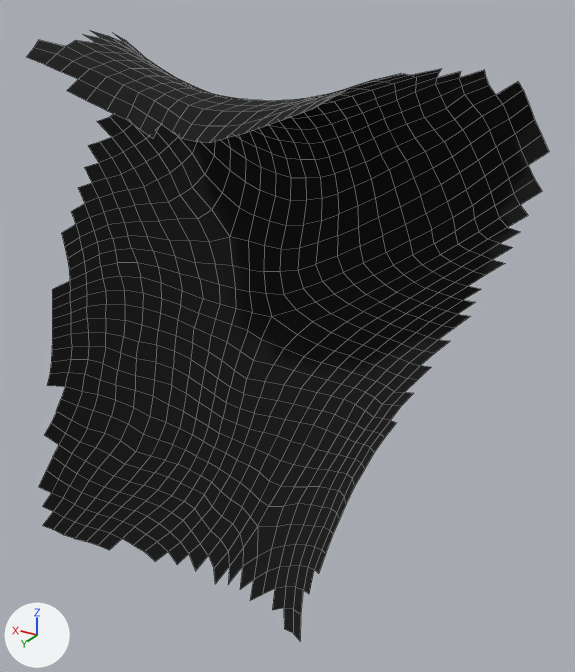
Before and after pictures for a commit that changed the OBJ model QS_project/data/Remeshing/Rot_ex_2_A_30/Rot_ex_2_A_30_Remeshed.obj.
One viewpoint serves both versions: a 50 mm camera at (-18.4, 19.5, 15.8) aimed at (-2.4, -7.2, 2.5). Arrows for +X, +Y and +Z are at lower left; the lights stay in place. Mesh edges are drawn as thin lines. Where no turn or scale is listed for an object, it has been applied to the vertices.

Script lines for the objects in view, before the commit:
```python
me_rot_ex_2_a_30_remeshed = bpy.data.meshes.new('Rot_ex_2_A_30_Remeshed')
me_rot_ex_2_a_30_remeshed.from_pydata(...)  # 938 vertices, 849 faces; spans x -11.6..11.1, y -11.6..-0.7, z -8.7..14.4
me_rot_ex_2_a_30_remeshed.materials.append(mat_diffuse_0_0_0_255)  # black #000000
# before: 1 (-7.7, -3.4, 13.4) at pixel (375, 79), 2 (-7.1, -2.9, 13.2) at pixel (349, 88), 3 (-6.1, -2.5, 12.6) at pixel (311, 109), 4 (-6.7, -2.3, 12.8) at pixel (326, 101), 5 (-6.4, -3.2, 12.9) at pixel (331, 96)
# before: 44 (-8.3, -4.1, 13.6), 45 (-7.3, -4.4, 13.3) at pixel (376, 79), 46 (-6.9, -3.7, 13.2) at pixel (355, 85)
# before: 24 (0.6, -3.3, 11.5) at pixel (160, 123), 25 (0.5, -2.7, 11.1) at pixel (152, 138), 27 (1.2, -2.9, 11.3) at pixel (140, 129), 29 (1.3, -3.5, 11.7) at pixel (147, 115), 30 (2.7, -2.9, 11.9) at pixel (106, 110)
# before: 31 (2.1, -3.6, 12.0) at pixel (132, 105), 32 (1.9, -3.0, 11.6) at pixel (126, 119), 33 (3.5, -2.7, 12.2) at pixel (86, 100), 34 (2.9, -3.5, 12.3) at pixel (114, 97), 35 (4.3, -2.6, 12.5) at pixel (66, 90)
# before: 36 (3.7, -3.4, 12.6) at pixel (96, 88), 37 (4.4, -3.3, 12.9) at pixel (78, 79), 38 (5.6, -2.9, 13.4) at pixel (45, 64), 41 (6.3, -2.6, 13.6) at pixel (26, 57), 42 (5.9, -3.7, 13.7) at pixel (56, 54)
# before: 43 (6.6, -3.3, 13.9) at pixel (33, 47), 89 (6.2, -4.6, 13.9) at pixel (65, 46), 90 (7.0, -4.0, 14.2) at pixel (38, 39), 164 (6.7, -7.1, 14.1) at pixel (101, 38), 165 (6.3, -7.9, 13.8) at pixel (120, 44)
# before: 166 (7.5, -7.3, 14.4) at pixel (89, 30), 167 (7.1, -8.0, 14.1) at pixel (108, 35)
# before: 217 (-10.3, -10.4, 12.6) at pixel (523, 89), 218 (-10.2, -10.0, 13.0) at pixel (518, 81), 219 (-9.6, -10.4, 12.1) at pixel (502, 104), 220 (-9.5, -10.0, 12.5) at pixel (495, 94), 260 (-10.5, -10.6, 12.1) at pixel (529, 104)
# before: 261 (-10.8, -10.8, 11.6) at pixel (534, 119), 262 (-10.1, -10.9, 11.0) at pixel (515, 133), 263 (-9.9, -10.7, 11.6) at pixel (509, 119), 304 (-10.8, -10.6, 10.0) at pixel (528, 165), 305 (-11.1, -10.8, 11.1) at pixel (541, 134)
# before: 306 (-11.5, -10.5, 10.5) at pixel (549, 151), 309 (-10.4, -10.9, 10.5) at pixel (521, 149)
ob_rot_ex_2_a_30_remeshed = bpy.data.objects.new('Rot_ex_2_A_30_Remeshed', me_rot_ex_2_a_30_remeshed)
ob_rot_ex_2_a_30_remeshed.location = (0.0, 0.0, 0.0)
```
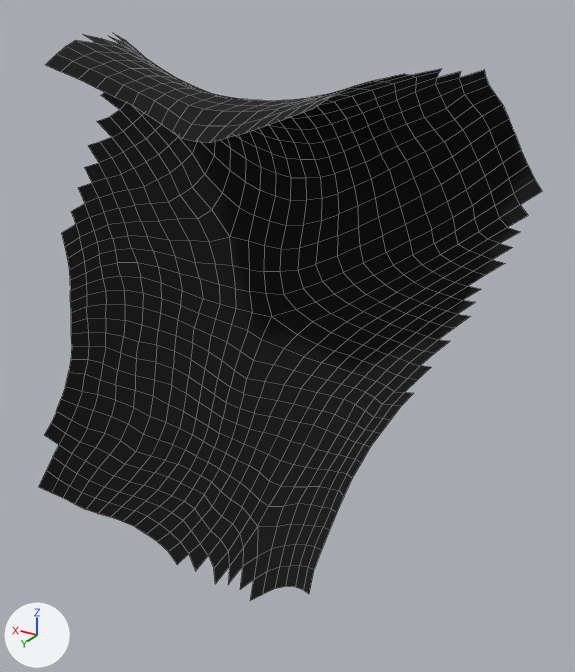
Changed parts and their boxes (x1, y1, x2, y2) in the pictures (575 x 672 px):
'Rot_ex_2_A_30_Remeshed', reshaped (7% shorter): before (27, 31, 549, 640); after (39, 34, 542, 601)
part 1 of me_rot_ex_2_a_30_remeshed, deleted: before (313, 75, 394, 109)
part 2 of me_rot_ex_2_a_30_remeshed, deleted (black): before (27, 31, 160, 139)
part 3 of me_rot_ex_2_a_30_remeshed, deleted (black): before (496, 81, 549, 165)
part 4 of me_rot_ex_2_a_30_remeshed, deleted (black): before (42, 281, 396, 640)

The change, as a diff of the scene's bpy script:
```diff
--- a/QS_project/data/Remeshing/Rot_ex_2_A_30/Rot_ex_2_A_30_Remeshed.obj.py
+++ b/QS_project/data/Remeshing/Rot_ex_2_A_30/Rot_ex_2_A_30_Remeshed.obj.py
@@ me_rot_ex_2_a_30_remeshed @@
 # used by ob_rot_ex_2_a_30_remeshed; location = (0.0, 0.0, 0.0)
 # verts and faces of me_rot_ex_2_a_30_remeshed; kept vertices keep their numbers, new ones are numbered from 938
-me_rot_ex_2_a_30_remeshed.from_pydata(...)  # 938 vertices, 849 faces; spans x -11.6..11.1, y -11.6..-0.7, z -8.7..14.4
+me_rot_ex_2_a_30_remeshed.from_pydata(...)  # 873 vertices, 794 faces; spans x -11.6..11.1, y -11.6..-1.6, z -8.3..14.3
+# me_rot_ex_2_a_30_remeshed part 1
+delete_vertices([1, 2, 4, 44])  # with the faces that use them
+# me_rot_ex_2_a_30_remeshed part 2
+delete_vertices([25, 27, 30, 32, 33, 35, 41, 43, 90, 166])  # with the faces that use them
+# me_rot_ex_2_a_30_remeshed part 3
+delete_vertices([217, 218, 260, 261, 305, 306])  # with the faces that use them
+# me_rot_ex_2_a_30_remeshed part 4
+# 45 vertices are removed from x -8.7..10.6, y -6.4..-0.7, z -8.7..2.4
+# 39 faces are deleted
 me_rot_ex_2_a_30_remeshed.materials.append(mat_diffuse_0_0_0_255)
```
